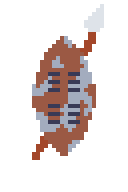
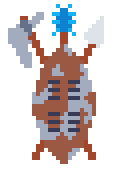
The second 128×192 image is a revision of the first. Changes to its layers:
added layer "Tassel" above "Shield" over left=52, top=4, right=76, bottom=44
moved "Shield" above "Axehead #2", painted on it over left=32, top=36, right=96, bottom=164
added layer "Axehead #2" above "Axehead #1" over left=8, top=12, right=44, bottom=68
added layer "Spear #2" above "Spearhead #2" over left=20, top=16, right=96, bottom=160
added layer "Spearhead #2" above "Spearhead #1" over left=84, top=16, right=104, bottom=48
added layer "Spear #1" above "Defunct Spear" over left=32, top=44, right=96, bottom=160
renamed "Spear" to "Defunct Spear", hid it, opacity 100% → 50% over left=32, top=4, right=104, bottom=160
